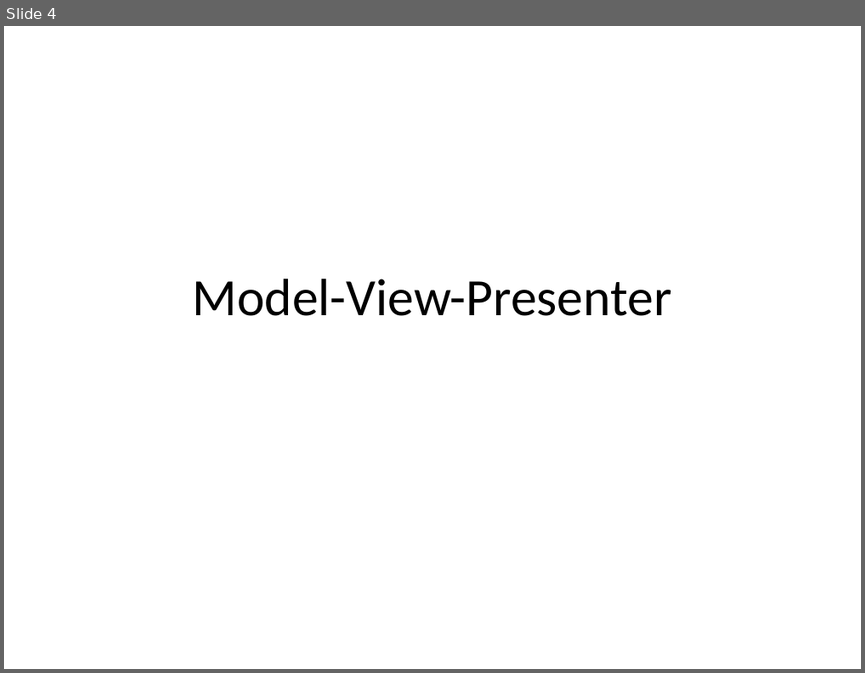
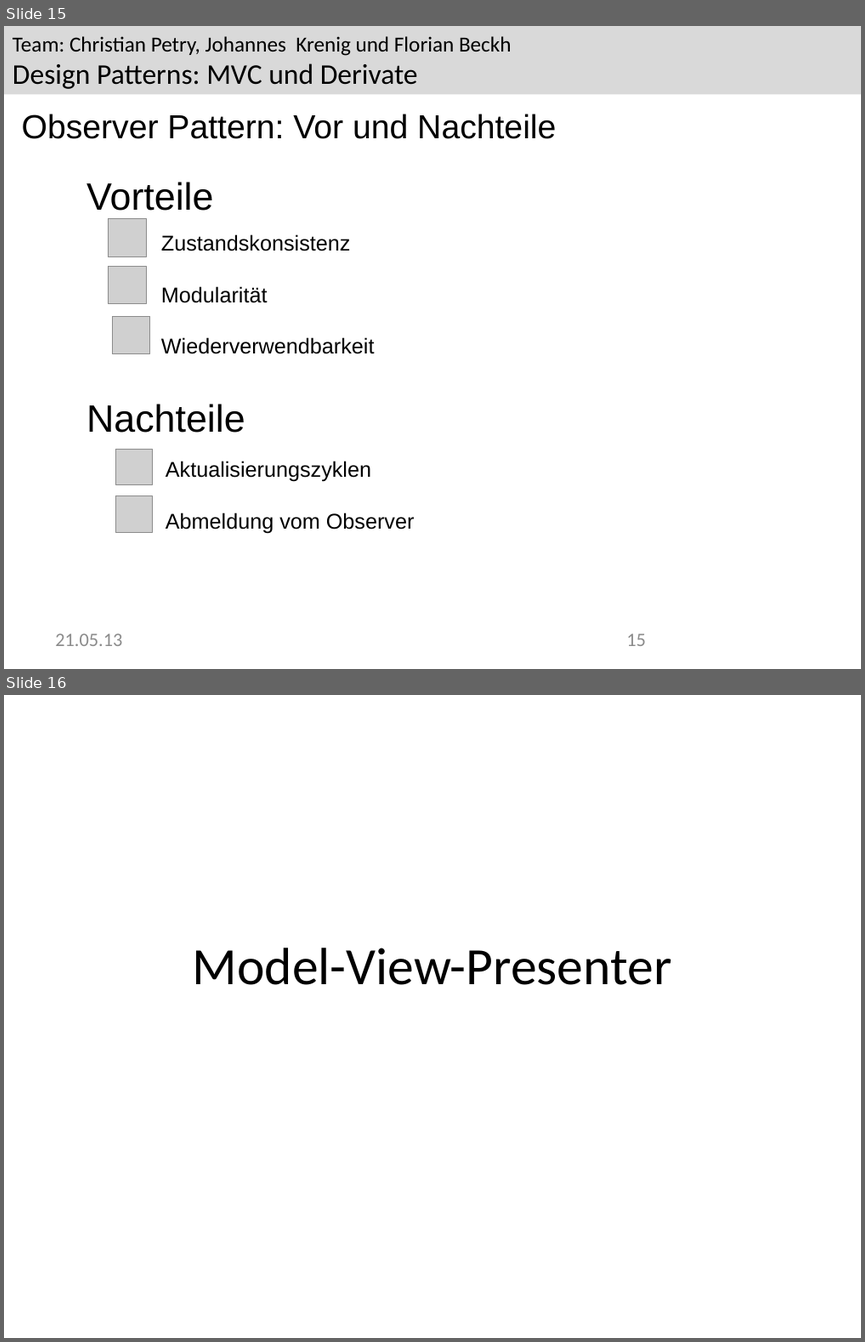
Before and after one commit to Greever/Design-Pattern-MVC, a slide deck: Dokumentation/Praesentation/Praesentation.pptx. Shown one above the other, each under a label of ours: slide 4 before the commit, slides 15 and 16 after it. The pictures are 865x673 and 865x1342 pixels, drawn with LibreOffice and Linux fonts; fonts in the diff are those of the drawing; grey boxes stand for pictures; background and template pictures are left out. Boxes give left, top, right and bottom in pixels: in the first picture for what was removed or moved away, otherwise in the second. Text is boxed around its words. In the diff, an @@ line names an element or a change of style, - is before the commit and + after.

Commit message:
added Observer to the presentation

```diff
--- a/Dokumentation/Praesentation/Praesentation.pptx
+++ b/Dokumentation/Praesentation/Praesentation.pptx
@@ slide 15 added at [4, 26, 861, 669], background #FFFFFF @@
@@ rectangle added at [4, 26, 861, 95], fill #D9D9D9, 18 pt, text #000000 @@
+Team: Christian Petry, Johannes Krenig und Florian Beckh
+Design Patterns: MVC und Derivate
@@ text added at [22, 114, 556, 139], 28 pt, text #000000 @@
+Observer Pattern: Vor und Nachteile
@@ text added at [86, 182, 213, 210], 32 pt, text #000000 @@
+Vorteile
@@ picture added at [109, 219, 146, 256] @@
@@ text added at [161, 234, 375, 354], 18 pt, text #000000 @@
+Zustandskonsistenz
+Modularität
+Wiederverwendbarkeit
@@ picture added at [109, 266, 146, 304] @@
@@ picture added at [112, 317, 149, 354] @@
@@ text added at [86, 403, 245, 432], 32 pt, text #000000 @@
+Nachteile
@@ picture added at [116, 448, 152, 484] @@
@@ text added at [166, 460, 415, 533], 18 pt, text #000000 @@
+Aktualisierungszyklen
+Abmeldung vom Observer
@@ picture added at [116, 495, 152, 532] @@
@@ text added at [55, 633, 122, 646], 16 pt, text #8B8B8B @@
+21.05.13
@@ page number added at [626, 633, 646, 646], 16 pt, text #8B8B8B @@
+15
@@ what was slide 4 is now slide 16 @@
```
Also in this commit, not shown: 21 slides changed, 14 other slides added, 3 slides removed, 1 other file.
